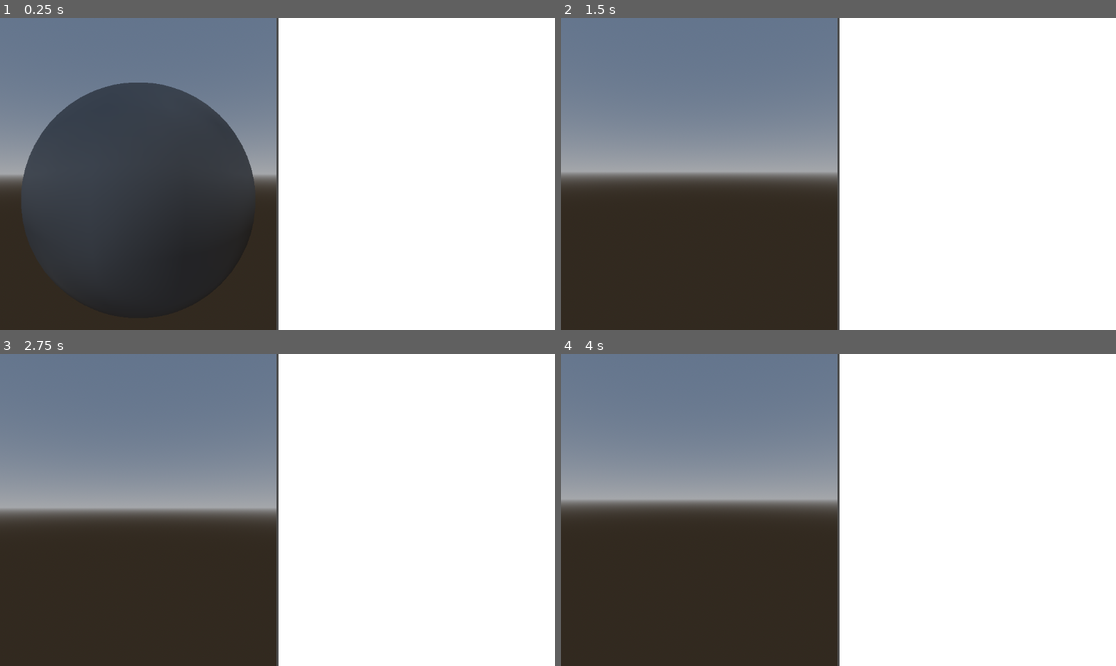
Above: before the commit, frames 1-4 (two rows, left to right).
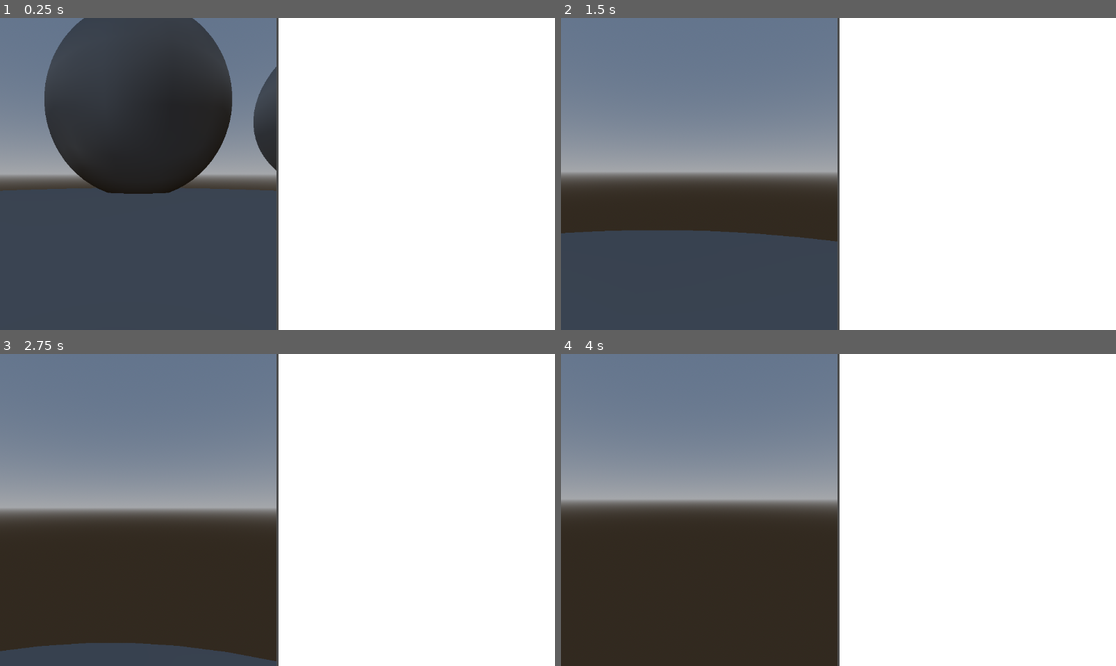
Above: after the commit, the same moments.

Repository: FrancoYudica/ComputePathTracer
Game: Godot game, scene res://main.tscn
Same seed, same stepped clock (60 frames per second), same inputs: the game is played once before the commit and once after it. Before the commit the project has no main scene; this scene is started directly in both runs.
Inputs (mouse positions are in pixels of both pictures, inside the frame that each line leads up to):
- Up to frame 1 (0.25 s): no input
- Up to frame 2 (1.5 s): tap Enter at 0.5 s; move the mouse to (866, 174) at 0.52 s; hold Shift (sprint) 0.53-1.28 s; hold W (move_forward) from 0.53 s (still down); move the mouse to (810, 174) at 1.27 s; tap Shift (sprint) at 1.35 s
- Up to frame 3 (2.75 s): keep holding W (move_forward); move the mouse to (288, 503) at 2.02 s; hold Shift (sprint) from 2.03 s (still down)
- Up to frame 4 (4 s): keep holding W (move_forward); move the mouse to (832, 516) at 2.77 s; release Shift (sprint) at 2.78 s; tap Shift (sprint) at 2.85 s; tap Space at 3.5 s; move the mouse to (877, 513) at 3.52 s; hold Shift (sprint) from 3.53 s (still down)

The runs differ from the first frame. In frame 1, 35% of the frame differs, in the area x 0-50%, y 0-100%; in frame 2, 15%; in frame 3, 2.9%; in frame 4, nothing differs.
Error before the commit: Cannot call method 'shader_create_from_spirv' on a null value. (res://renderer.gd:56)
Error after the commit: Cannot call method 'shader_create_from_spirv' on a null value. (res://renderer.gd:61)

Commit message:
Multiple spheres through storage buffer - silly path tracing

Diff:
--- /dev/null
+++ b/cpt/ProceduralSphere.gd
@@ -0,0 +1,7 @@
+class_name ProceduralSphere extends GeometricObject
+
+func load_bytes(_byte_array: PackedFloat32Array, offset: int) -> void:
+	_byte_array[offset + 0] = position.x
+	_byte_array[offset + 1] = position.y
+	_byte_array[offset + 2] = position.z
+	_byte_array[offset + 3] = scale.x * 0.5
--- /dev/null
+++ b/cpt/geometric_object.gd
@@ -0,0 +1,4 @@
+class_name GeometricObject extends MeshInstance3D
+
+func load_bytes(_byte_array: PackedFloat32Array, offset: int) -> void:
+	pass
--- /dev/null
+++ b/cpt/geometric_objects/procedural_sphere.tscn
@@ -0,0 +1,10 @@
+[gd_scene load_steps=3 format=3 uid="uid://dm8mjnxxqhqps"]
+
+[ext_resource type="Script" uid="uid://jb33i7vnpsf6" path="res://ProceduralSphere.gd" id="1_uqync"]
+
+[sub_resource type="SphereMesh" id="SphereMesh_h2yge"]
+
+[node name="ProceduralSphere" type="MeshInstance3D" groups=["procedural_sphere"]]
+mesh = SubResource("SphereMesh_h2yge")
+skeleton = NodePath("../../../../..")
+script = ExtResource("1_uqync")
--- a/cpt/main.tscn
+++ b/cpt/main.tscn
@@ -2,6 +2,7 @@
 
 [ext_resource type="Script" uid="uid://4bioo7rfdpe8" path="res://renderer.gd" id="1_0xm2m"]
 [ext_resource type="Script" uid="uid://bvn3mb2r5hsrn" path="res://camera_controller.gd" id="3_1bvp3"]
+[ext_resource type="PackedScene" uid="uid://dm8mjnxxqhqps" path="res://geometric_objects/procedural_sphere.tscn" id="3_7mycd"]
 [ext_resource type="Script" uid="uid://co7o0yn67fcwx" path="res://texture_loader.gd" id="3_h2yge"]
 
 [sub_resource type="ProceduralSkyMaterial" id="ProceduralSkyMaterial_h2yge"]
@@ -13,8 +14,6 @@
 background_mode = 2
 sky = SubResource("Sky_h2yge")
 ambient_light_source = 3
-
-[sub_resource type="SphereMesh" id="SphereMesh_h2yge"]
 
 [node name="Node3D" type="Control"]
 layout_mode = 3
@@ -43,7 +42,9 @@
 stretch = true
 
 [node name="SubViewport" type="SubViewport" parent="HBoxContainer/SubViewportContainer"]
+handle_input_locally = false
 size = Vector2i(574, 648)
+render_target_update_mode = 4
 
 [node name="Node3D" type="Node3D" parent="HBoxContainer/SubViewportContainer/SubViewport"]
 
@@ -53,10 +54,20 @@
 current = true
 script = ExtResource("3_1bvp3")
 
-[node name="MeshInstance3D" type="MeshInstance3D" parent="HBoxContainer/SubViewportContainer/SubViewport/Node3D"]
-transform = Transform3D(1, 0, 0, 0, 1, 0, 0, 0, 1, 0, 0, -1)
-mesh = SubResource("SphereMesh_h2yge")
-skeleton = NodePath("../../../../..")
+[node name="ProceduralSphere" parent="HBoxContainer/SubViewportContainer/SubViewport/Node3D" instance=ExtResource("3_7mycd")]
+transform = Transform3D(2, 0, 0, 0, 2, 0, 0, 0, 2, 0, 0.82193756, -2.3823183)
+
+[node name="ProceduralSphere2" parent="HBoxContainer/SubViewportContainer/SubViewport/Node3D" instance=ExtResource("3_7mycd")]
+transform = Transform3D(0.998079, 0, 0.06195439, 0, 1, 0, -0.06195439, 0, 0.998079, 0, 0.41632354, 0.2329768)
+
+[node name="ProceduralSphere3" parent="HBoxContainer/SubViewportContainer/SubViewport/Node3D" instance=ExtResource("3_7mycd")]
+transform = Transform3D(1, 0, 0, 0, 1, 0, 0, 0, 1, 1.2524259, 0, 0)
+
+[node name="ProceduralSphere4" parent="HBoxContainer/SubViewportContainer/SubViewport/Node3D" instance=ExtResource("3_7mycd")]
+transform = Transform3D(1, 0, 0, 0, 1, 0, 0, 0, 1, 1.2524259, 0.46467423, -1.1992314)
+
+[node name="ProceduralSphere5" parent="HBoxContainer/SubViewportContainer/SubViewport/Node3D" instance=ExtResource("3_7mycd")]
+transform = Transform3D(100, 0, 0, 0, 100, 0, 0, 0, 100, 0, -50, 0)
 
 [node name="SubViewportContainerPathTracer" type="SubViewportContainer" parent="HBoxContainer"]
 layout_mode = 2
--- a/cpt/project.godot
+++ b/cpt/project.godot
@@ -11,16 +11,13 @@
 [application]
 
 config/name="cpt"
+run/main_scene="uid://cnli58scmym3d"
 config/features=PackedStringArray("4.5", "Forward Plus")
 config/icon="res://icon.svg"
 
-[autoload]
-
-PhantomCameraManager="*res://addons/phantom_camera/scripts/managers/phantom_camera_manager.gd"
-
 [editor_plugins]
 
-enabled=PackedStringArray("res://addons/phantom_camera/plugin.cfg")
+enabled=PackedStringArray()
 
 [input]
 
--- a/cpt/renderer.gd
+++ b/cpt/renderer.gd
@@ -9,11 +9,16 @@
 
 var _output_texture_set: RID
 var _output_texture_rid: RID
+
 var _camera_uniform_set: RID
 var _camera_storage_buffer: RID
 
+var _scene_uniform_set: RID
+var _scene_spheres_storage_buffer: RID
+
 var _image_uniform: RDUniform
 var _camera_uniform: RDUniform
+var _scene_spheres_uniform: RDUniform
 
 func get_texture_rid():
 	return _output_texture_rid
@@ -91,11 +96,25 @@
 	_camera_uniform.add_id(_camera_storage_buffer)
 	_camera_uniform_set = _rd.uniform_set_create([_camera_uniform], _shader, 1)
 
+	# Scene uniform set
+	_scene_spheres_uniform = RDUniform.new()
+	_scene_spheres_uniform.uniform_type = RenderingDevice.UNIFORM_TYPE_STORAGE_BUFFER
+	_scene_spheres_uniform.binding = 0
+
+	var spheres_bytes = PackedByteArray()
+	spheres_bytes.resize(1024)
+	_scene_spheres_storage_buffer = _rd.storage_buffer_create(spheres_bytes.size(), spheres_bytes)
+	_scene_spheres_uniform.add_id(_scene_spheres_storage_buffer)
+	_scene_uniform_set = _rd.uniform_set_create([_scene_spheres_uniform], _shader, 2)
+
 func _notification(what: int) -> void:
 	if what == NOTIFICATION_PREDELETE:
 		_rd.free_rid(_output_texture_rid)
+		_rd.free_rid(_camera_storage_buffer)
+		_rd.free_rid(_scene_spheres_storage_buffer)
 		_rd.free_rid(_output_texture_set)
 		_rd.free_rid(_camera_uniform_set)
+		_rd.free_rid(_scene_uniform_set)
 		_rd.free_rid(_pipeline)
 		_rd.free_rid(_shader)
 
@@ -125,8 +144,6 @@
 	var x_groups = ceili(float(texture_width) / 8)
 	var y_groups = ceili(float(texture_height) / 8)
 
-	#var view = camera.get_camera_transform().inverse()
-
 	var push_constant = PackedInt32Array([
 		texture_width,
 		texture_height,
@@ -135,6 +152,20 @@
 
 	var push_constant_byte_array = push_constant.to_byte_array()
 
+	_update_camera_storage_buffer()
+	_update_scene_storage_buffer()
+
+	var compute_list := _rd.compute_list_begin()
+	_rd.compute_list_bind_compute_pipeline(compute_list, _pipeline)
+	_rd.compute_list_bind_uniform_set(compute_list, _output_texture_set, 0)
+	_rd.compute_list_bind_uniform_set(compute_list, _camera_uniform_set, 1)
+	_rd.compute_list_bind_uniform_set(compute_list, _scene_uniform_set, 2)
+	_rd.compute_list_set_push_constant(compute_list, push_constant_byte_array, push_constant_byte_array.size())
+	_rd.compute_list_dispatch(compute_list, x_groups, y_groups, 1)
+	_rd.compute_list_end()
+
+
+func _update_camera_storage_buffer():
 	# Build camera matrices
 	var view = camera.get_camera_transform().affine_inverse()
 	var projection = camera.get_camera_projection()
@@ -154,10 +185,14 @@
 	var camera_bytes = camera_data.to_byte_array()
 	_rd.buffer_update(_camera_storage_buffer, 0, camera_bytes.size(), camera_bytes)
 
-	var compute_list := _rd.compute_list_begin()
-	_rd.compute_list_bind_compute_pipeline(compute_list, _pipeline)
-	_rd.compute_list_bind_uniform_set(compute_list, _output_texture_set, 0)
-	_rd.compute_list_bind_uniform_set(compute_list, _camera_uniform_set, 1)
-	_rd.compute_list_set_push_constant(compute_list, push_constant_byte_array, push_constant_byte_array.size())
-	_rd.compute_list_dispatch(compute_list, x_groups, y_groups, 1)
-	_rd.compute_list_end()
+func _update_scene_storage_buffer():
+	var SPHERE_FLOATS = 4
+	var spheres = get_tree().get_nodes_in_group("procedural_sphere")
+	var spheres_data = PackedFloat32Array() # Sphere count + 3 bytes pad + Spheres data
+	spheres_data.resize(spheres.size() * SPHERE_FLOATS + 4)
+	spheres_data[0] = spheres.size()
+	for i in range(spheres.size()):
+		spheres[i].load_bytes(spheres_data, i * SPHERE_FLOATS + 4)
+
+	var sphere_bytes = spheres_data.to_byte_array()
+	_rd.buffer_update(_scene_spheres_storage_buffer, 0, sphere_bytes.size(), sphere_bytes)
Not shown, added: cpt/ProceduralSphere.gd.uid
Not shown, added: cpt/geometric_object.gd.uid
Not shown, changed: cpt/shaders/pathtracer.glsl
Not shown, added: cpt/shaders/common.glsl.inc
Not shown, added: cpt/shaders/primitives.glsl.inc
